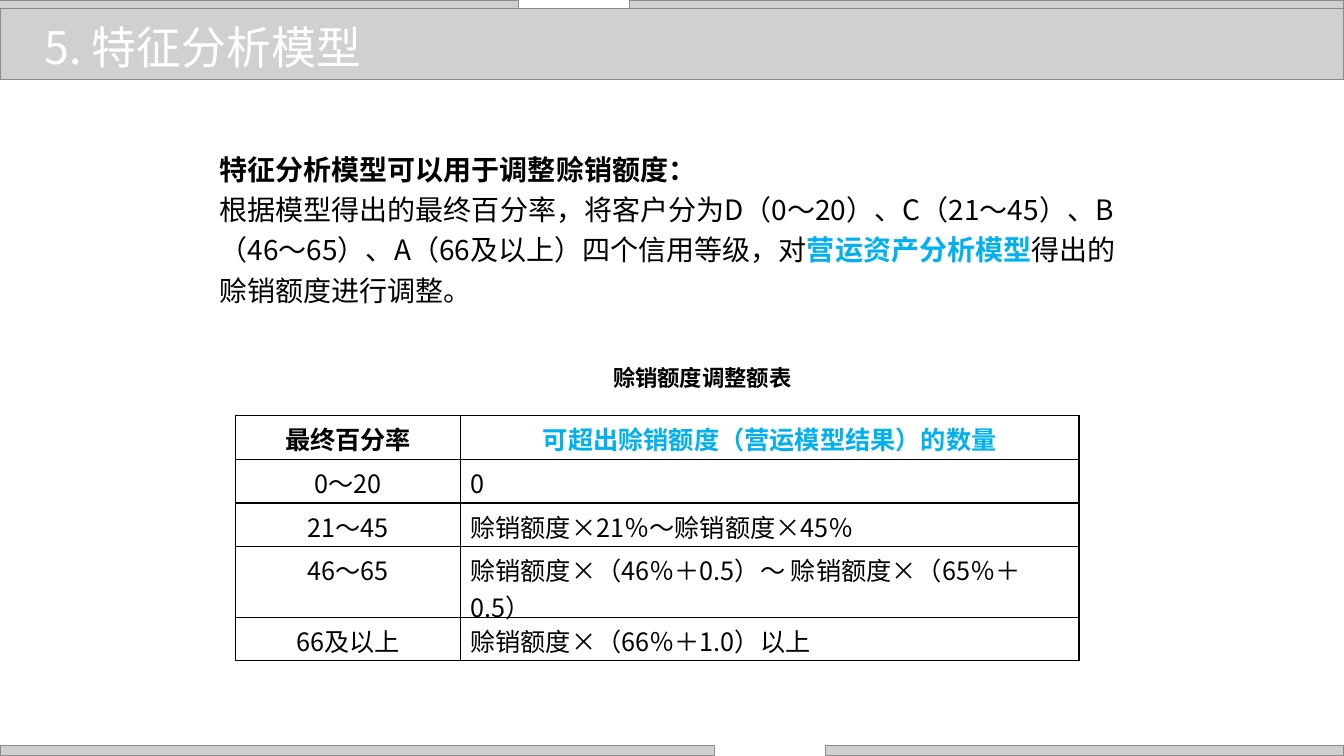
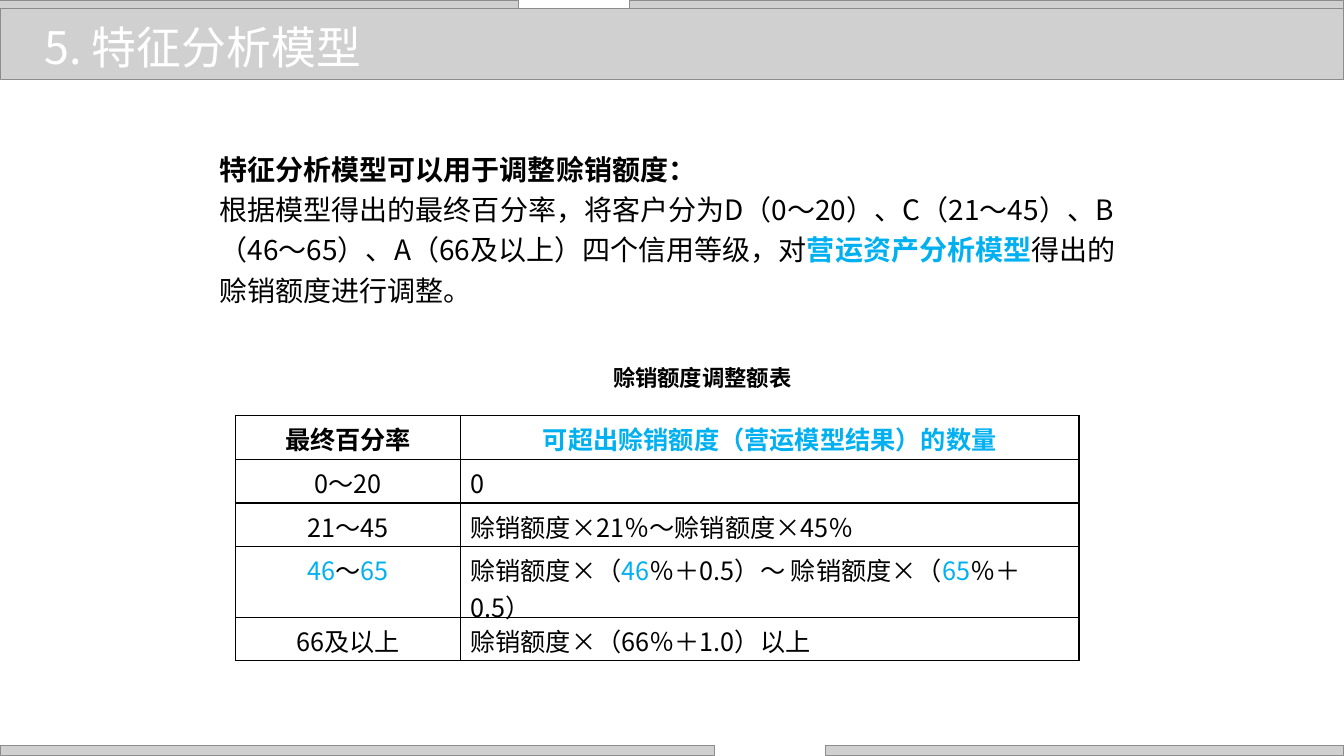
Before and after one commit to zhangjianzhang/internet_credit, a slide deck: slide 21 of files/slides/lecture_6.pptx. Drawn at 1344x756 pixels with LibreOffice and Linux fonts; fonts in the diff are those of the drawing; grey boxes stand for pictures; background and template pictures are left out. Boxes give left, top, right and bottom in pixels: in the first picture for what was removed or moved away, otherwise in the second. Text is boxed around its words. In the diff, an @@ line names an element or a change of style, - is before the commit and + after.

```diff
--- a/files/slides/lecture_6.pptx
+++ b/files/slides/lecture_6.pptx
@@ table at <box>236,415,1080,658</box> @@
@@ text colour #000000 to #00B0F0 in "46～65", "赊销额度×（46％＋0.5）～ 赊销额度×（65％＋0.5）" @@
```
Also in this commit, not shown: 4 other slides changed, 10 other files.
